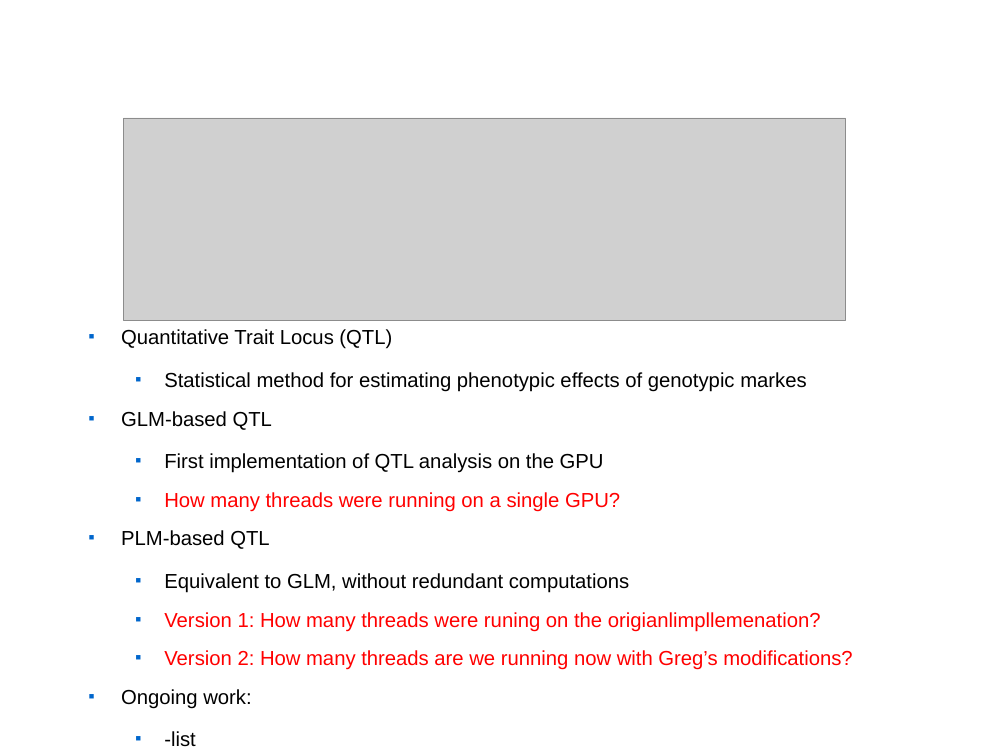
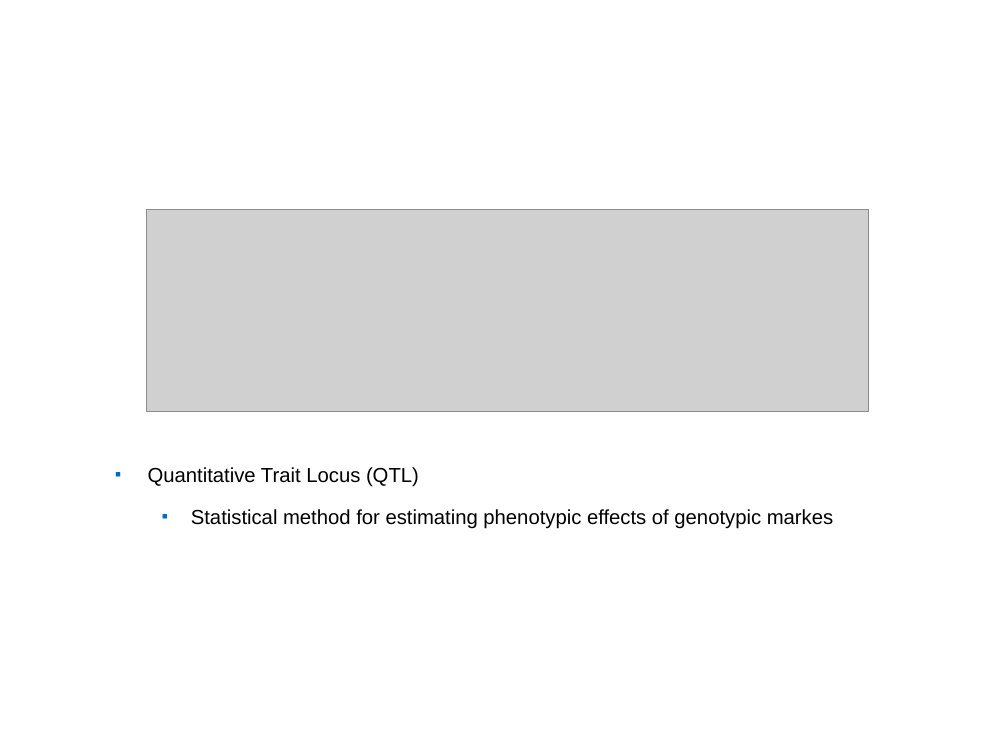
Before and after one commit to pyrovski/Large-Scale-Forward-Regression-using-a-partitioned-linear-model, a slide deck: slide 1 of iPlant.odp. Drawn at 1008x756 pixels with LibreOffice and Linux fonts; fonts in the diff are those of the drawing; grey boxes stand for pictures; background and template pictures are left out. Boxes give left, top, right and bottom in pixels: in the first picture for what was removed or moved away, otherwise in the second. Text is boxed around its words. In the diff, an @@ line names an element or a change of style, - is before the commit and + after.

```diff
--- a/iPlant.odp
+++ b/iPlant.odp
@@ title "QTL Analysis" rewrapped from (47, 29, 954, 96) to (50, 30, 958, 156) @@
@@ picture: place and size @@
-picture at (123, 118, 846, 320)
+picture at (146, 209, 869, 412)
@@ text removed at (121, 329, 852, 746) @@
-■ Quantitative Trait Locus (QTL)
-  ■ Statistical method for estimating phenotypic effects of genotypic markes
-■ GLM-based QTL
-  ■ First implementation of QTL analysis on the GPU
-  ■ How many threads were running on a single GPU?
-■ PLM-based QTL
-  ■ Equivalent to GLM, without redundant computations
-  ■ Version 1: How many threads were runing on the origianlimpllemenation?
-  ■ Version 2: How many threads are we running now with Greg’s modifications?
-■ Ongoing work:
-  ■ -list
@@ text added at (148, 467, 833, 529), 16 pt, text #000000 @@
+■ Quantitative Trait Locus (QTL)
+  ■ Statistical method for estimating phenotypic effects of genotypic markes
```
Also in this commit, not shown: 1 slide added, 1 slide removed, 2 other files.
